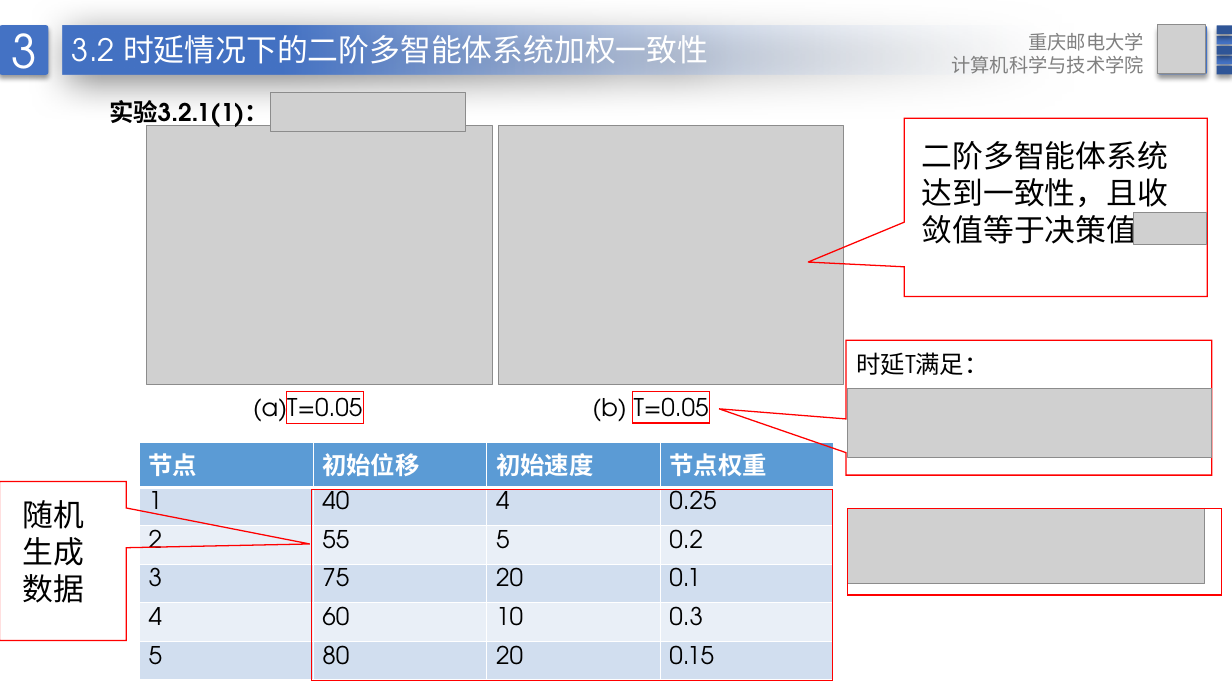
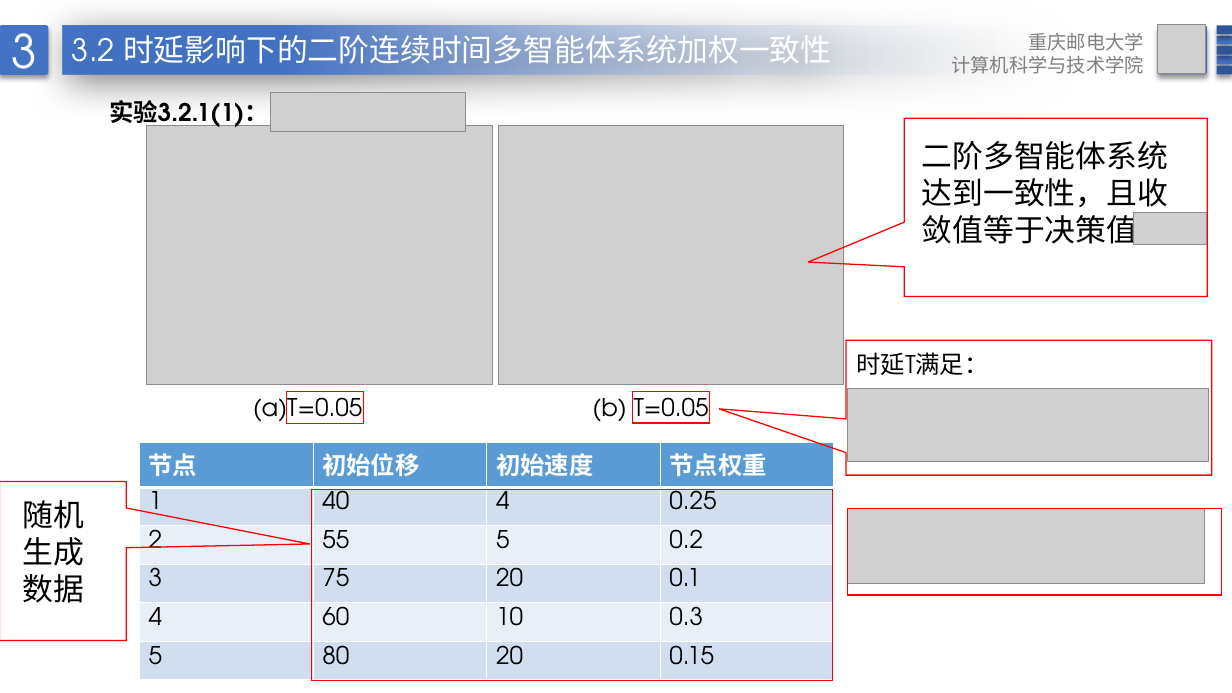
Before and after one commit to DotGeng/graduation, a slide deck: slide 22 of 耿玉坤答辩ppt.pptx (slide 21 before the commit). Drawn at 1232x693 pixels with LibreOffice and Linux fonts; fonts in the diff are those of the drawing; grey boxes stand for pictures; background and template pictures are left out. Boxes give left, top, right and bottom in pixels: in the first picture for what was removed or moved away, otherwise in the second. Text is boxed around its words. In the diff, an @@ line names an element or a change of style, - is before the commit and + after.

```diff
--- a/耿玉坤答辩ppt.pptx
+++ b/耿玉坤答辩ppt.pptx
@@ text in rectangle at (72,30,831,77): text changed @@
-3.2 时延情况下的二阶多智能体系统加权一致性
+3.2 时延影响下的二阶连续时间多智能体系统加权一致性
@@ picture: place and size @@
-picture at (848,388,1212,457)
+picture at (848,388,1210,461)
```
Also in this commit, not shown: 16 other slides changed, 1 slide added, 3 other files.
